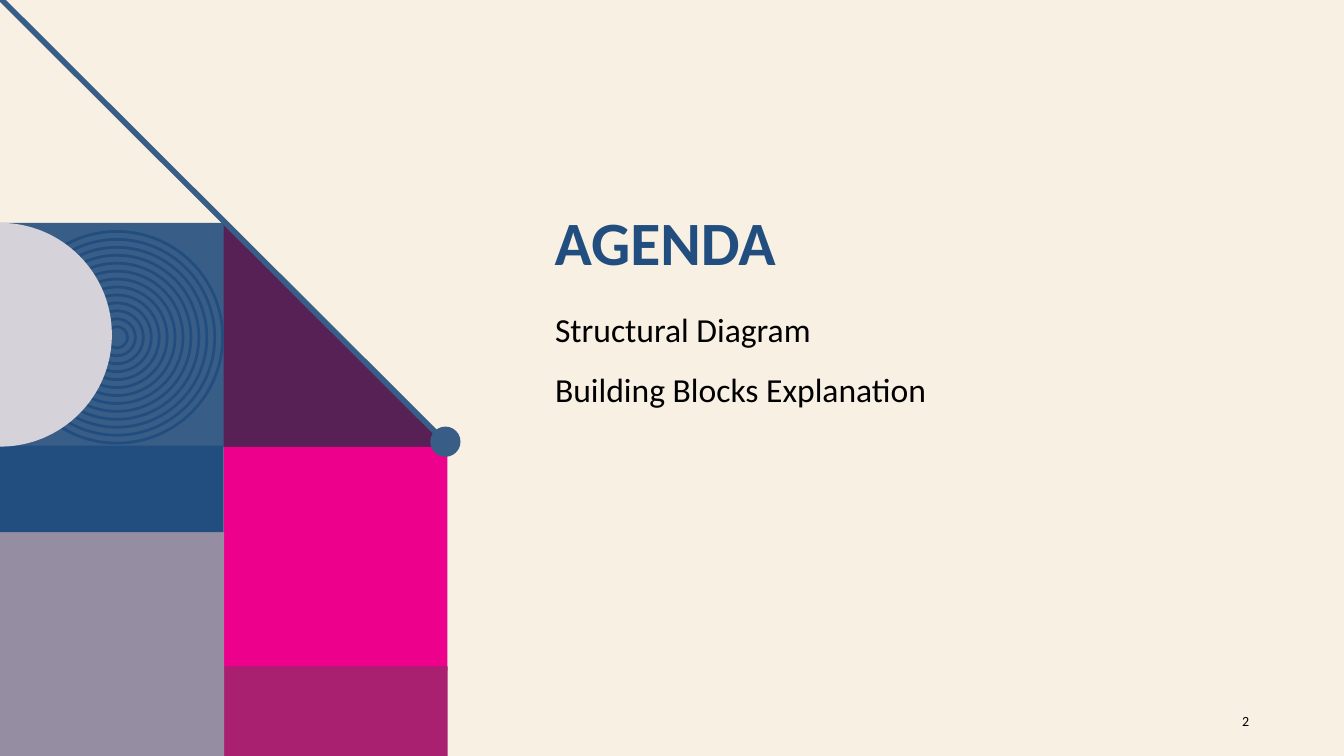
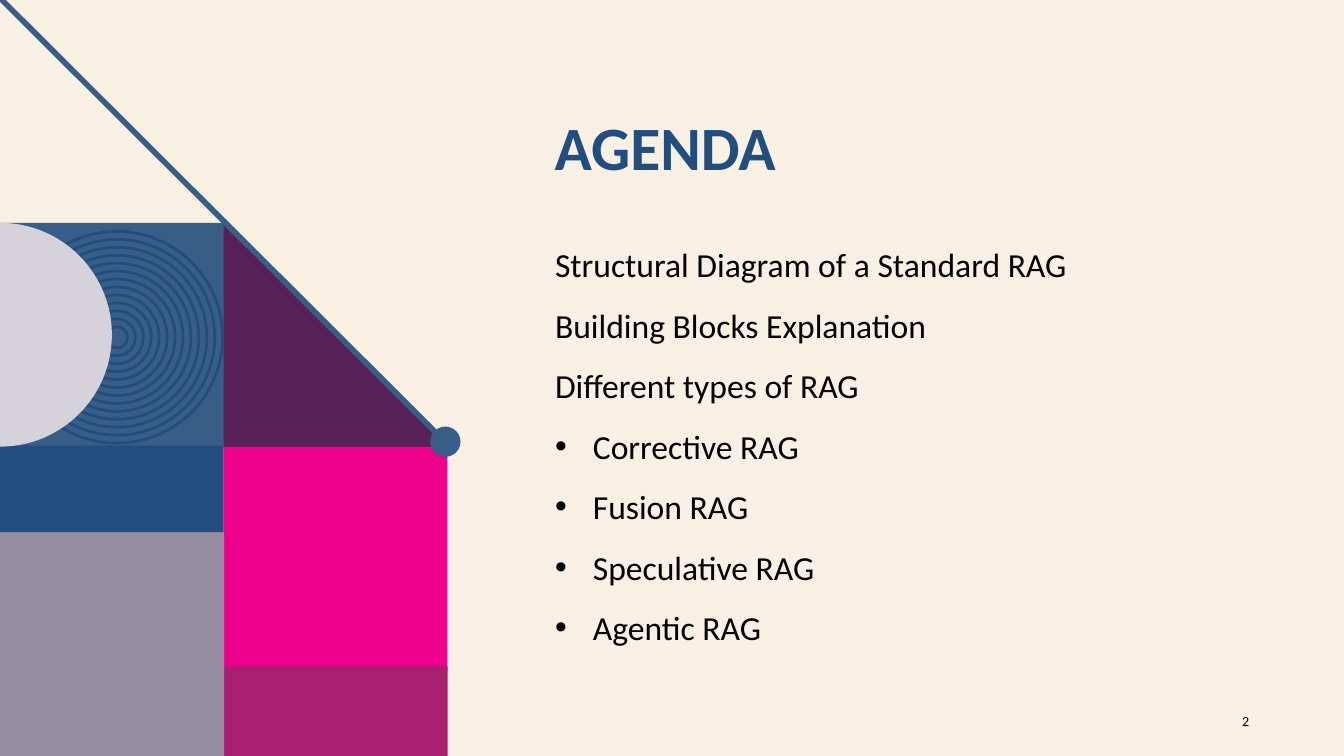
Before and after one commit to hruthikchowdary21/updatedgenai, a slide deck: slide 2 of RAG/Retrieval Augmented Generation.pptx. Drawn at 1344x756 pixels with LibreOffice and Linux fonts; fonts in the diff are those of the drawing; background and template pictures are left out. Boxes give left, top, right and bottom in pixels: in the first picture for what was removed or moved away, otherwise in the second. Text is boxed around its words. In the diff, an @@ line names an element or a change of style, - is before the commit and + after.

```diff
--- a/RAG/Retrieval Augmented Generation.pptx
+++ b/RAG/Retrieval Augmented Generation.pptx
@@ title "AGENDA": place and size @@
-title "AGENDA" at (555,224,776,266)
+title "AGENDA" at (555,129,776,171)
@@ text "Structural Diagram of a Standard ...": place and size @@
-text "Structural Diagram of a Standard ..." at (555,318,926,408)
+text "Structural Diagram of a Standard ..." at (555,253,1067,646)
@@ text at (555,253,1067,283): text changed @@
-Structural Diagram
+Structural Diagram of a Standard RAG
@@ text at (555,374,859,646): paragraphs added @@
+Different types of RAG
+• Corrective RAG
+• Fusion RAG
+• Speculative RAG
+• Agentic RAG
```
Also in this commit, not shown: 1 other slide changed, 4 slides added.
